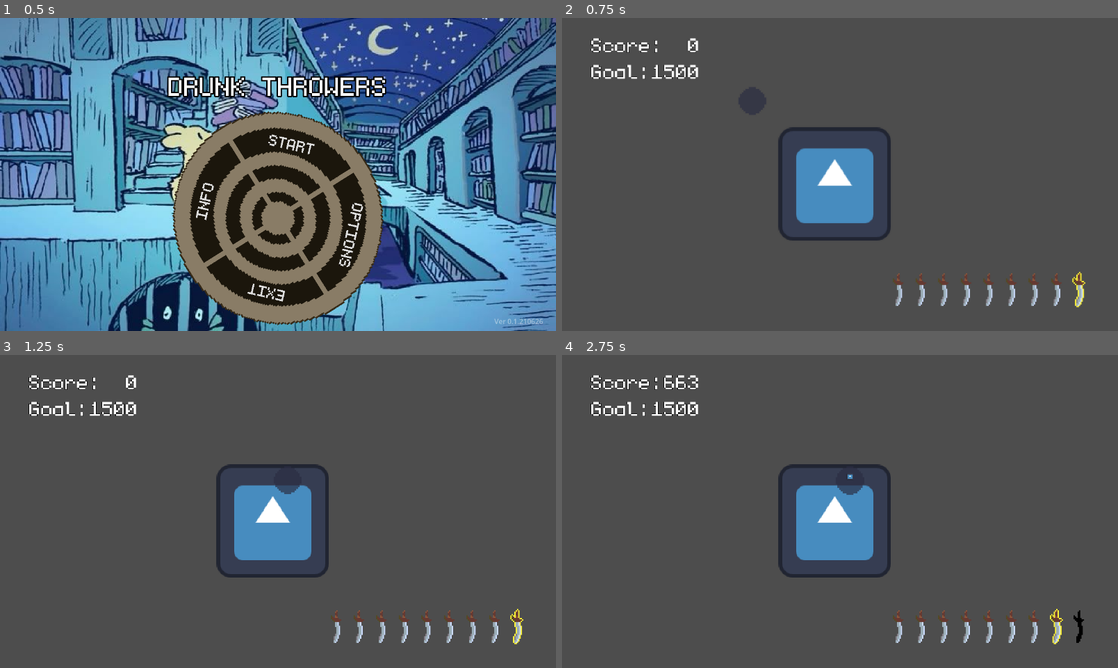
Above: before the commit, frames 1-4 (two rows, left to right).
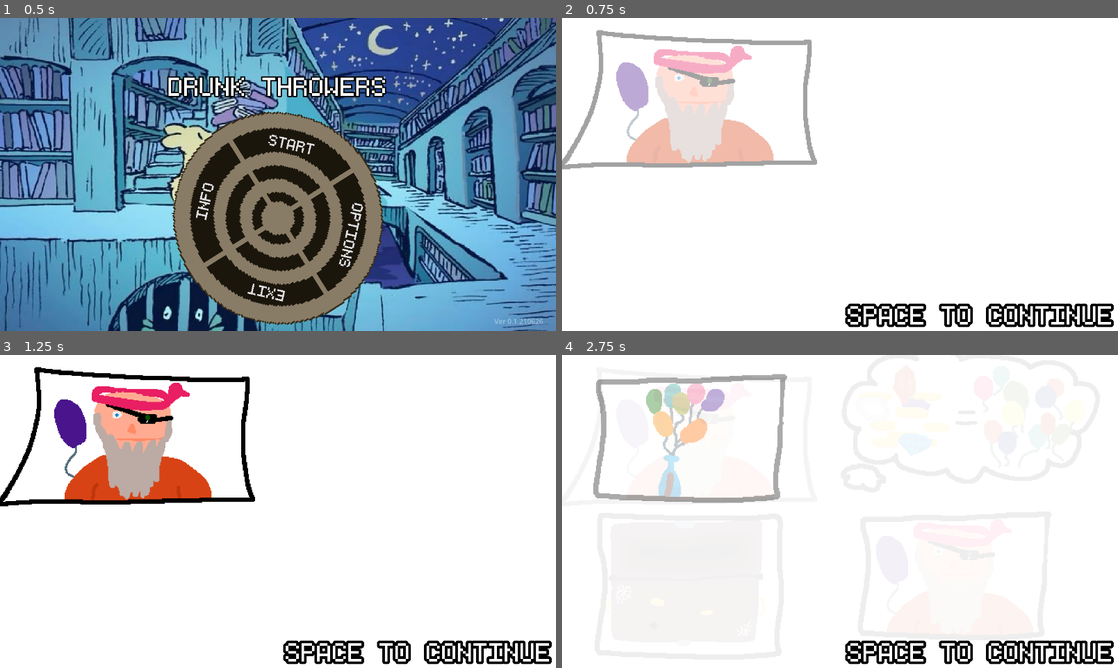
Above: after the commit, the same moments.

Repository: Minimalistyk/JuniperGameJam
Game: Godot game, scene res://Core/Scenes/MainMenu/MainMenu.tscn
Two runs of this game, one before a commit and one after it. Both use one fixed random seed, a clock stepped at 60 frames per second and the inputs below. The engine's default icon, where the game draws it, is replaced by a stand-in: a white triangle on a blue panel in a dark square.
Inputs (mouse positions are in pixels of both pictures, inside the frame that each line leads up to):
- Up to frame 1 (0.5 s): no input
- Up to frame 2 (0.75 s): click "START" at 0.5 s
- Up to frame 3 (1.25 s): no input
- Up to frame 4 (2.75 s): tap Enter (ui_accept) at 1.25, 2.1, 2.27, 2.57 s; move the mouse to (962, 495) at 1.27 s; hold Right (ui_right) 1.28-2.03 s; hold Enter (ui_accept) 1.28-2.03 s; move the mouse to (728, 527) at 2.02 s; hold Down (ui_down) from 2.03 s (still down)

Frame 1 is identical in both runs. In frame 2, 99% of the frame differs, in the area x 0-100%, y 0-100%; in frame 3, 99%; in frame 4, 99%.

Commit message:
Added Intro

Diff:
--- a/Core/Classes/Constants.gd
+++ b/Core/Classes/Constants.gd
@@ -13,5 +13,6 @@
 }
 
 enum SCENES {
-	MAIN_GAME
+	MAIN_GAME,
+	INTRO
 }
--- a/Core/Globals/SceneManager.gd
+++ b/Core/Globals/SceneManager.gd
@@ -1,7 +1,8 @@
 extends Node
 
 const SCENES: Dictionary[Constants.SCENES, PackedScene] ={
-	Constants.SCENES.MAIN_GAME: preload("uid://62jijxfiyxfs")
+	Constants.SCENES.MAIN_GAME: preload("uid://62jijxfiyxfs"),
+	Constants.SCENES.INTRO: preload("uid://dwmmmpo5ebglc")
 }
 
 func change_scene_to(destination: Constants.SCENES):
--- /dev/null
+++ b/Core/Scenes/Intro/Intro.gd
@@ -0,0 +1,38 @@
+extends Control
+@onready var bg_1: ColorRect = $BG1
+@onready var texture_rect: TextureRect = $TextureRect
+@onready var texture_rect_2: TextureRect = $TextureRect2
+@onready var texture_rect_3: TextureRect = $TextureRect3
+@onready var texture_rect_4: TextureRect = $TextureRect4
+@onready var bg_2: ColorRect = $BG2
+@onready var texture_rect_5: TextureRect = $TextureRect5
+@onready var texture_rect_6: TextureRect = $TextureRect6
+@onready var texture_rect_7: TextureRect = $TextureRect7
+@onready var texture_rect_8: TextureRect = $TextureRect8
+@onready var label: Label = $Label
+@onready var audio_stream_player: AudioStreamPlayer = $AudioStreamPlayer
+#mozna do tego aucio stream playera dodaj jakas liste dzwiekow i na kazdym slidzie odrygwac jakis dzwiek konkrenty
+
+var slides: Array[Control] = []
+var current_index: int = -1
+
+func _ready() -> void:
+	slides = [texture_rect, texture_rect_2, texture_rect_3, texture_rect_4, bg_2, texture_rect_5, texture_rect_6, texture_rect_7, texture_rect_8]
+	for slide in slides:
+		slide.modulate.a = 0.0
+	show_next_slide()
+
+func _unhandled_input(event: InputEvent) -> void:
+	if event.is_action_pressed("ui_accept"):
+		show_next_slide()
+
+func show_next_slide() -> void:
+	current_index += 1
+	if current_index >= slides.size():
+		SceneManager.change_scene_to(Constants.SCENES.MAIN_GAME)
+		return
+	var current_slide = slides[current_index]
+	var tween = create_tween()
+	tween.tween_property(current_slide, "modulate:a", 1.0, 0.5)
+	#jak chcemy jakis dziwek rgac to tutaj jest na to miejsce
+	#tylko potrzeba jakis array dziekow i zeby skakal po nich aduiostramplayer tak samo jak skaczemu po slajdach
--- /dev/null
+++ b/Core/Scenes/Intro/Intro.tscn
@@ -0,0 +1,179 @@
+[gd_scene format=3 uid="uid://dwmmmpo5ebglc"]
+
+[ext_resource type="Script" uid="uid://dyuyddcbvixxs" path="res://Core/Scenes/Intro/Intro.gd" id="1_c0o3c"]
+[ext_resource type="Texture2D" uid="uid://4c8lboxjxgew" path="res://Assets/intro.png" id="1_phyql"]
+[ext_resource type="FontFile" uid="uid://dls548jky5uw6" path="res://Assets/Fonts/monogram-extended.ttf" id="3_ie0vw"]
+
+[sub_resource type="AtlasTexture" id="AtlasTexture_ewsq4"]
+atlas = ExtResource("1_phyql")
+region = Rect2(0, 0, 320, 0)
+
+[sub_resource type="AtlasTexture" id="AtlasTexture_5ksqr"]
+atlas = ExtResource("1_phyql")
+region = Rect2(320, 0, 320, 0)
+
+[sub_resource type="AtlasTexture" id="AtlasTexture_gch8p"]
+atlas = ExtResource("1_phyql")
+region = Rect2(640, 0, 320, 0)
+
+[sub_resource type="AtlasTexture" id="AtlasTexture_xhhff"]
+atlas = ExtResource("1_phyql")
+region = Rect2(960, 0, 320, 0)
+
+[sub_resource type="AtlasTexture" id="AtlasTexture_k2708"]
+atlas = ExtResource("1_phyql")
+region = Rect2(1280, 0, 320, 0)
+
+[sub_resource type="AtlasTexture" id="AtlasTexture_now16"]
+atlas = ExtResource("1_phyql")
+region = Rect2(1600, 0, 320, 0)
+
+[sub_resource type="AtlasTexture" id="AtlasTexture_fkmwl"]
+atlas = ExtResource("1_phyql")
+region = Rect2(1920, 0, 320, 0)
+
+[sub_resource type="AtlasTexture" id="AtlasTexture_3kyr5"]
+atlas = ExtResource("1_phyql")
+region = Rect2(2240, 0, 320, 0)
+
+[sub_resource type="LabelSettings" id="LabelSettings_xbmdr"]
+font = ExtResource("3_ie0vw")
+font_size = 96
+outline_size = 24
+outline_color = Color(0, 0, 0, 1)
+
+[node name="Intro" type="Control" unique_id=836838476]
+layout_mode = 3
+anchors_preset = 15
+anchor_right = 1.0
+anchor_bottom = 1.0
+grow_horizontal = 2
+grow_vertical = 2
+script = ExtResource("1_c0o3c")
+
+[node name="BG1" type="ColorRect" parent="." unique_id=512374793]
+layout_mode = 1
+anchors_preset = 15
+anchor_right = 1.0
+anchor_bottom = 1.0
+grow_horizontal = 2
+grow_vertical = 2
+
+[node name="TextureRect" type="TextureRect" parent="." unique_id=993780713]
+layout_mode = 1
+offset_left = -33.0
+offset_top = -6.0
+offset_right = 287.0
+offset_bottom = 174.0
+scale = Vector2(2, 2)
+texture = SubResource("AtlasTexture_ewsq4")
+
+[node name="TextureRect2" type="TextureRect" parent="." unique_id=1225576014]
+layout_mode = 1
+anchors_preset = 1
+anchor_left = 1.0
+anchor_right = 1.0
+offset_left = -656.0
+offset_top = -32.0
+offset_right = -336.0
+offset_bottom = 148.0
+grow_horizontal = 0
+scale = Vector2(2, 2)
+texture = SubResource("AtlasTexture_5ksqr")
+
+[node name="TextureRect3" type="TextureRect" parent="." unique_id=992858744]
+layout_mode = 1
+anchors_preset = 2
+anchor_top = 1.0
+anchor_bottom = 1.0
+offset_left = 3.0
+offset_top = -359.0
+offset_right = 323.0
+offset_bottom = -179.0
+grow_vertical = 0
+scale = Vector2(2, 2)
+texture = SubResource("AtlasTexture_gch8p")
+
+[node name="TextureRect4" type="TextureRect" parent="." unique_id=1610303015]
+layout_mode = 1
+anchors_preset = 3
+anchor_left = 1.0
+anchor_top = 1.0
+anchor_right = 1.0
+anchor_bottom = 1.0
+offset_left = -671.0
+offset_top = -404.0
+offset_right = -351.0
+offset_bottom = -224.0
+grow_horizontal = 0
+grow_vertical = 0
+scale = Vector2(2, 2)
+texture = SubResource("AtlasTexture_xhhff")
+
+[node name="BG2" type="ColorRect" parent="." unique_id=2053583128]
+layout_mode = 1
+anchors_preset = 15
+anchor_right = 1.0
+anchor_bottom = 1.0
+grow_horizontal = 2
+grow_vertical = 2
+
+[node name="TextureRect5" type="TextureRect" parent="." unique_id=1364640152]
+layout_mode = 0
+offset_right = 40.0
+offset_bottom = 40.0
+scale = Vector2(2, 2)
+texture = SubResource("AtlasTexture_k2708")
+
+[node name="TextureRect6" type="TextureRect" parent="." unique_id=1995538533]
+layout_mode = 1
+anchors_preset = 1
+anchor_left = 1.0
+anchor_right = 1.0
+offset_left = -675.0
+offset_top = -32.0
+offset_right = -355.0
+offset_bottom = 148.0
+grow_horizontal = 0
+scale = Vector2(2, 2)
+texture = SubResource("AtlasTexture_now16")
+
+[node name="TextureRect7" type="TextureRect" parent="." unique_id=1716680443]
+layout_mode = 1
+anchors_preset = 2
+anchor_top = 1.0
+anchor_bottom = 1.0
+offset_left = 18.0
+offset_top = -377.0
+offset_right = 338.0
+offset_bottom = -197.0
+grow_vertical = 0
+scale = Vector2(2, 2)
+texture = SubResource("AtlasTexture_fkmwl")
+
+[node name="TextureRect8" type="TextureRect" parent="." unique_id=935829204]
+layout_mode = 1
+anchors_preset = 3
+anchor_left = 1.0
+anchor_top = 1.0
+anchor_right = 1.0
+anchor_bottom = 1.0
+offset_left = -668.0
+offset_top = -407.0
+offset_right = -348.0
+offset_bottom = -227.0
+grow_horizontal = 0
+grow_vertical = 0
+scale = Vector2(2, 2)
+texture = SubResource("AtlasTexture_3kyr5")
+
+[node name="Label" type="Label" parent="." unique_id=866708077]
+layout_mode = 0
+offset_left = 658.0
+offset_top = 641.0
+offset_right = 1474.0
+offset_bottom = 743.0
+text = "SPACE TO CONTINUE"
+label_settings = SubResource("LabelSettings_xbmdr")
+
+[node name="AudioStreamPlayer" type="AudioStreamPlayer" parent="." unique_id=1094750251]
--- a/Core/Scenes/MainMenu/MainMenu.gd
+++ b/Core/Scenes/MainMenu/MainMenu.gd
@@ -12,7 +12,7 @@
 	pass
 
 func change_to_main() -> void:
-	SceneManager.change_scene_to(Constants.SCENES.MAIN_GAME)
+	SceneManager.change_scene_to(Constants.SCENES.INTRO)
 
 func open_options() -> void:
 	SignalManager.emit_on_options_menu_show()
Binary file added: Assets/intro.png
Not shown, added: Assets/intro.png.import
Not shown, added: Core/Scenes/Intro/Intro.gd.uid
